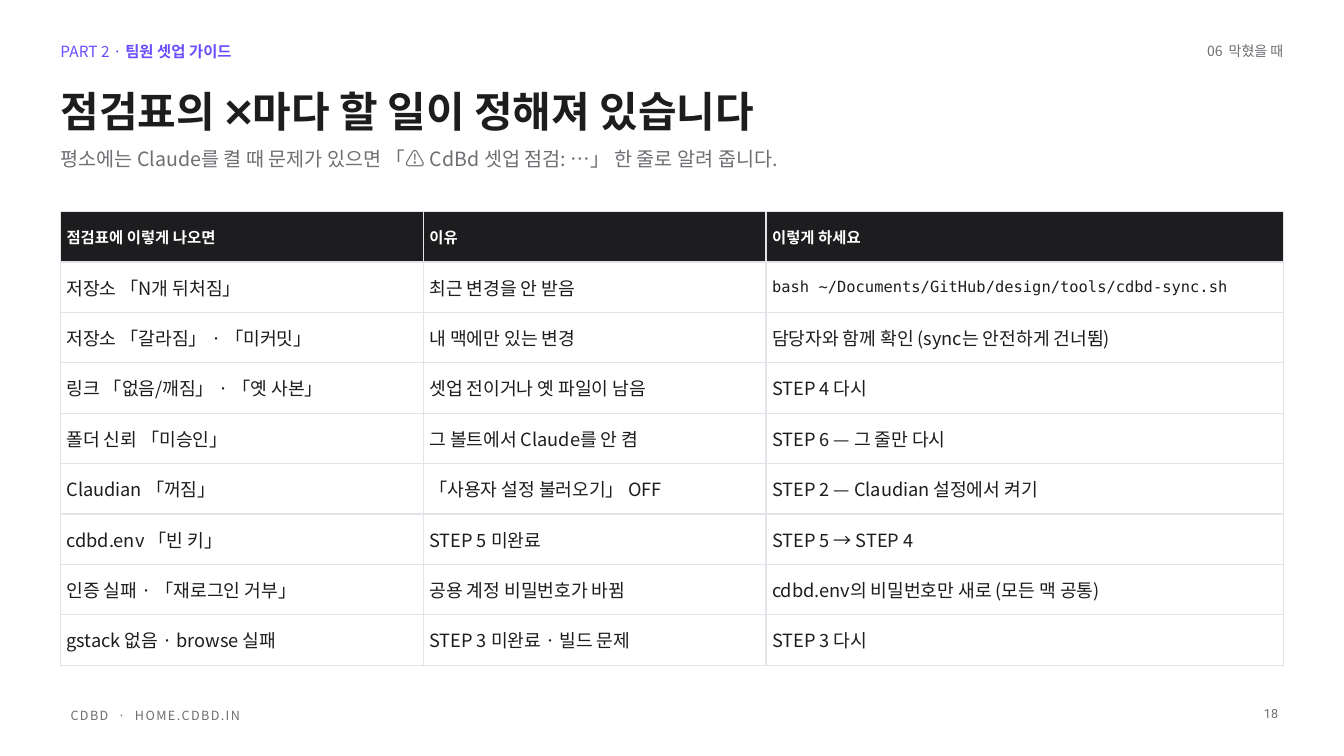
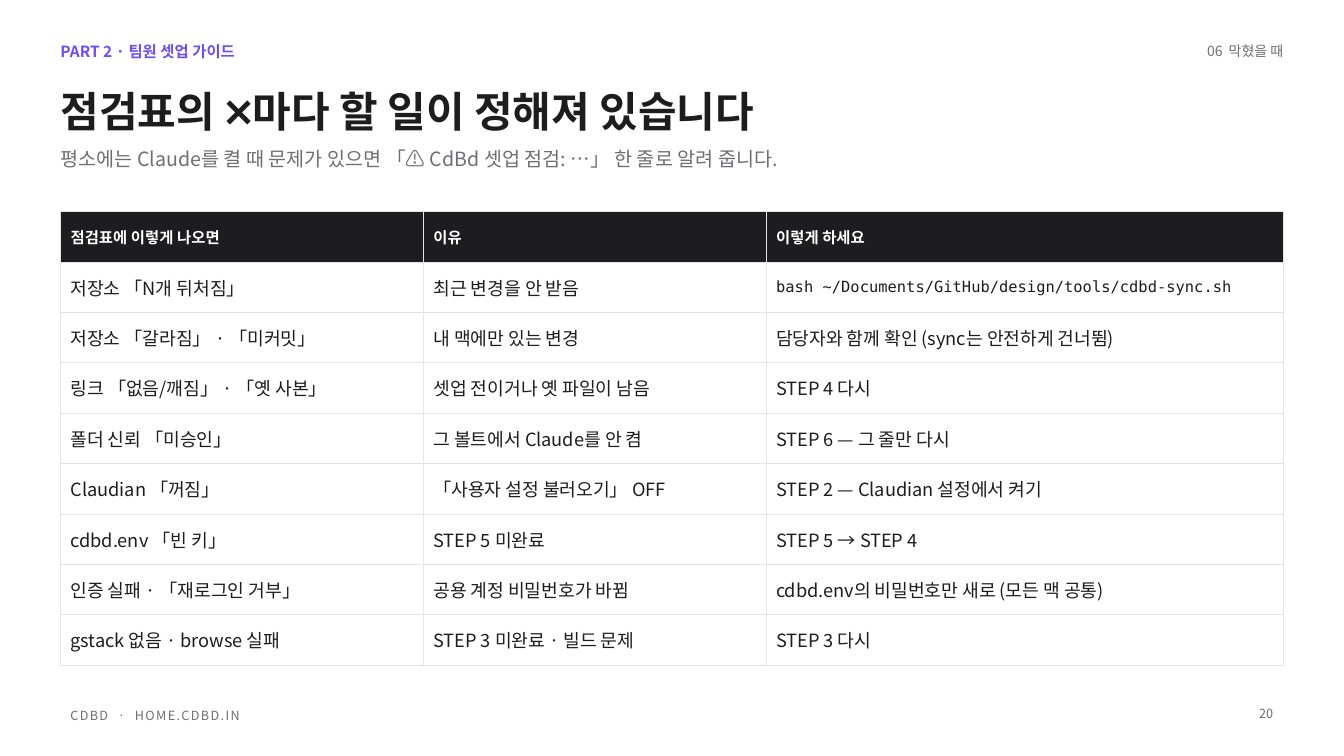
Before and after one commit to CdBd-in/design, a slide deck: slide 20 of _기능별 경로 가이드 — 결과 보고 발표 (2026-10-02).pptx (slide 18 before the commit). Drawn at 1344x756 pixels with LibreOffice and Linux fonts; fonts in the diff are those of the drawing. Boxes give left, top, right and bottom in pixels: in the first picture for what was removed or moved away, otherwise in the second. Text is boxed around its words. In the diff, an @@ line names an element or a change of style, - is before the commit and + after.

```diff
--- a/_기능별 경로 가이드 — 결과 보고 발표 (2026-10-02).pptx
+++ b/_기능별 경로 가이드 — 결과 보고 발표 (2026-10-02).pptx
@@ text "PART 2 · 팀원 셋업 ..." at (x1=60, y1=44, x2=235, y2=59): font Roboto to Noto Sans CJK KR in "팀원 셋업 가이드"; bold on in "PART 2 ·" @@
@@ table at (x1=60, y1=212, x2=1284, y2=656) @@
@@ font Roboto to Noto Sans CJK KR in "점검표에 이렇게 나오면", "이유", "이렇게 하세요", "저장소 「N개 뒤처짐」" and 21 more places @@
@@ page number added at (x1=1259, y1=708, x2=1273, y2=718), 9 pt, text #6E6E73 @@
+20
@@ page number removed at (x1=1264, y1=709, x2=1278, y2=718) @@
-18
```
Also in this commit, not shown: 19 other slides changed, 2 slides added.
